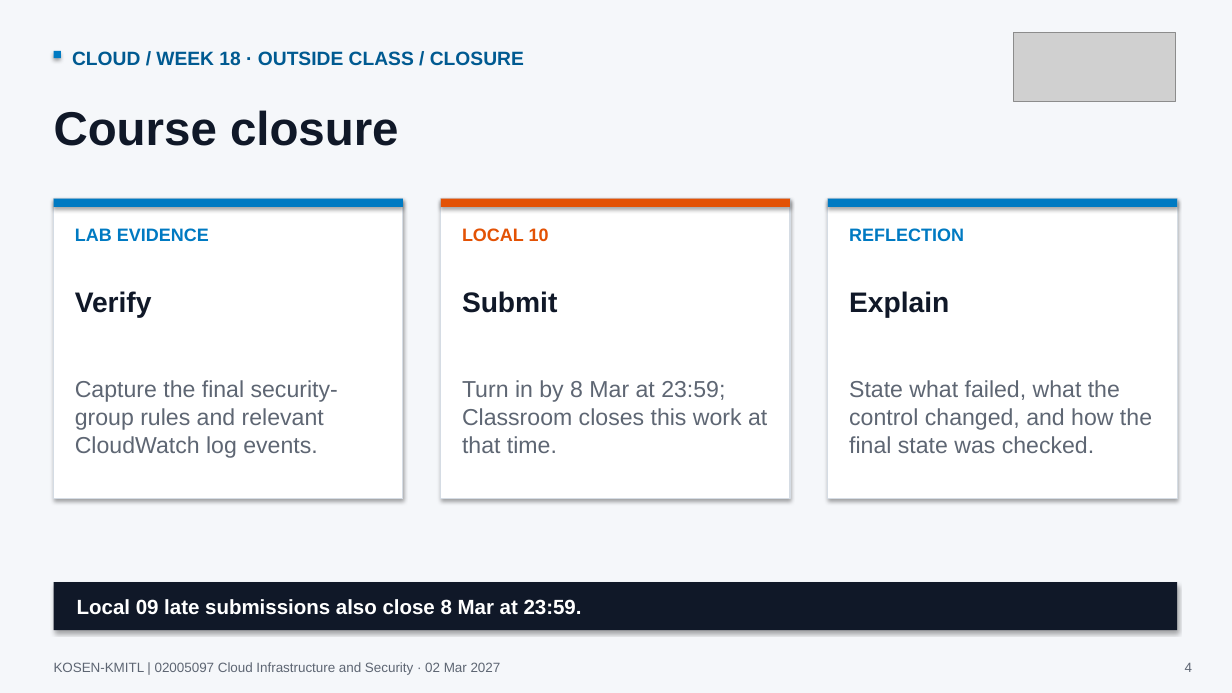
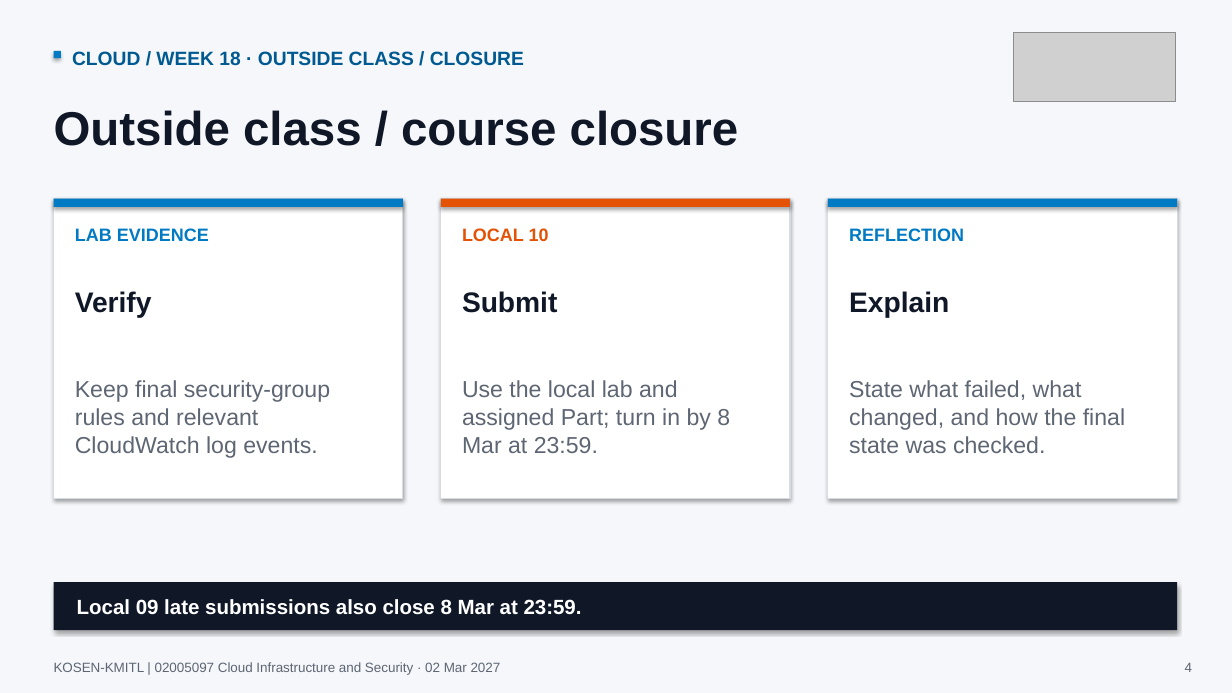
Before and after one commit to nutthakorn7/cloud-infrastructure-security, a slide deck: slide 4 of slides/weekly-bridges/output/Week18_Cloud_Course_Bridge.pptx. Drawn at 1232x693 pixels with LibreOffice and Linux fonts; fonts in the diff are those of the drawing; grey boxes stand for pictures. Boxes give left, top, right and bottom in pixels: in the first picture for what was removed or moved away, otherwise in the second. Text is boxed around its words. In the diff, an @@ line names an element or a change of style, - is before the commit and + after.

Commit message:
Align Week 18 remediation lab and Local 10 teaching

```diff
--- a/slides/weekly-bridges/output/Week18_Cloud_Course_Bridge.pptx
+++ b/slides/weekly-bridges/output/Week18_Cloud_Course_Bridge.pptx
@@ text at (54, 110, 739, 146): text changed @@
-Course closure
+Outside class / course closure
@@ text at (75, 380, 330, 458): text changed @@
-Capture the final security-group rules and relevant CloudWatch log events.
+Keep final security-group rules and relevant CloudWatch log events.
@@ text at (462, 380, 730, 453): text changed @@
-Turn in by 8 Mar at 23:59; Classroom closes this work at that time.
+Use the local lab and assigned Part; turn in by 8 Mar at 23:59.
@@ text at (849, 380, 1125, 453): text changed @@
-State what failed, what the control changed, and how the final state was checked.
+State what failed, what changed, and how the final state was checked.
```
Also in this commit, not shown: 1 other slide changed, 2 slides added, 4 other files.
